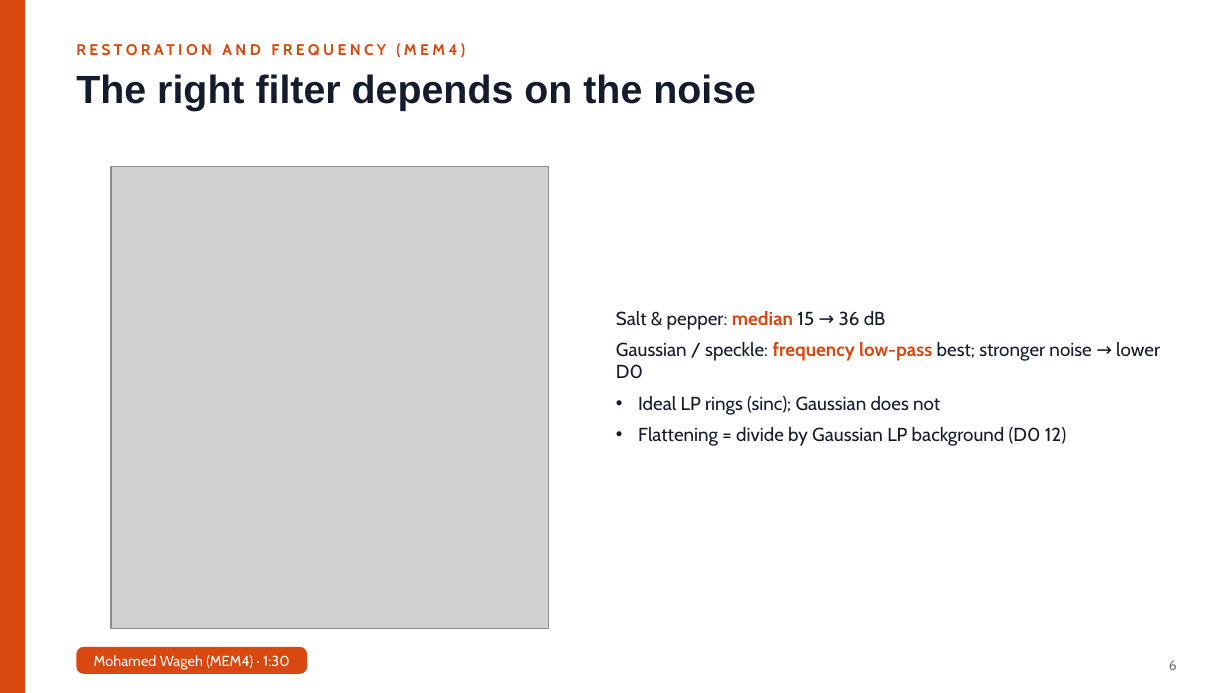
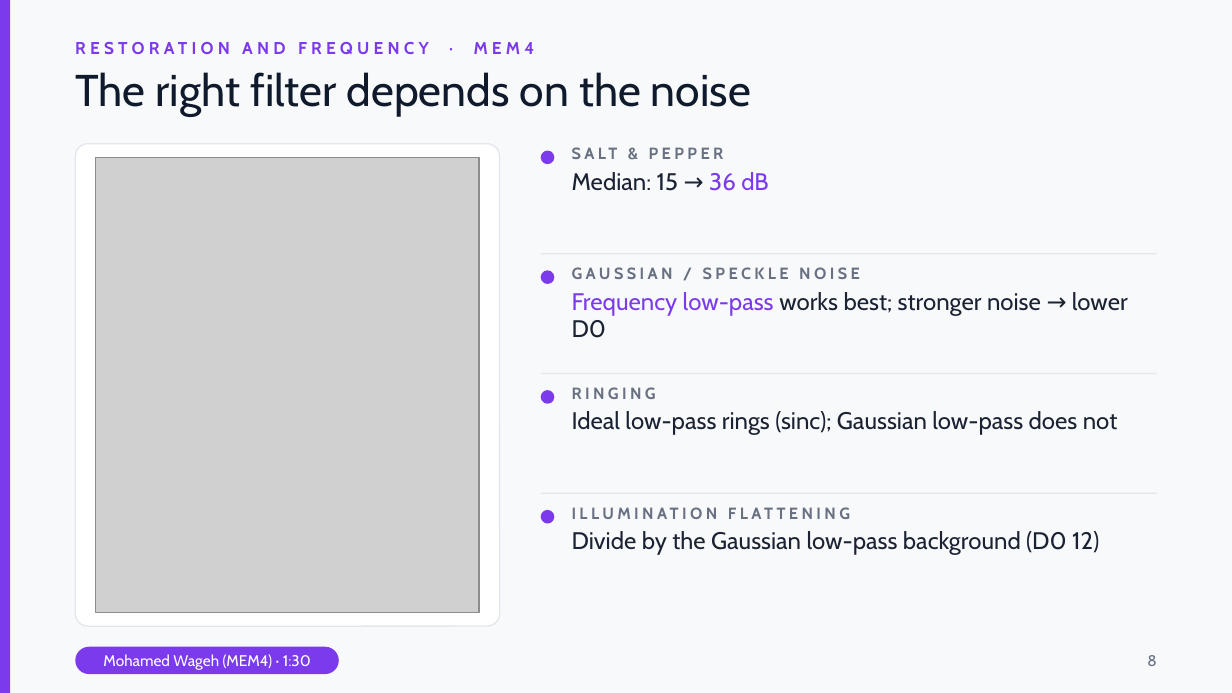
Before and after one commit to marwan19-saber/cse281-crack-segmentation, a slide deck: slide 8 of report/presentation.pptx (slide 6 before the commit). Drawn at 1232x693 pixels with LibreOffice and Linux fonts; fonts in the diff are those of the drawing; grey boxes stand for pictures. Boxes give left, top, right and bottom in pixels: in the first picture for what was removed or moved away, otherwise in the second. Text is boxed around its words. In the diff, an @@ line names an element or a change of style, - is before the commit and + after.

```diff
--- a/report/presentation.pptx
+++ b/report/presentation.pptx
@@ background #FFFFFF to #F8F9FB @@
@@ rectangle: place and size @@
-rectangle at bbox=[0, 0, 25, 692]
+rectangle at bbox=[0, 0, 10, 692]
@@ rectangle at bbox=[0, 0, 10, 692]: fill #D9480F to #7C3AED; outline #D9480F 1 pt to none @@
@@ text at bbox=[75, 42, 535, 54]: text changed; size 9 to 10 pt; text colour #D9480F to #7C3AED @@
-RESTORATION AND FREQUENCY (MEM4)
+RESTORATION AND FREQUENCY · MEM4
@@ text "RESTORATION AND FREQUENCY · MEM4" at bbox=[75, 42, 535, 54]: vertical alignment middle to top @@
@@ title "The right filter depends on ..." at bbox=[75, 72, 751, 116]: size 23 to 26 pt, font Arial to Cabin, text colour #131B2D to #0F1B2D, bold off @@
@@ rounded rectangle added at bbox=[75, 144, 499, 627], fill #FFFFFF, outline #E3E6EC 0.75 pt @@
@@ picture: place and size @@
-picture at bbox=[111, 166, 548, 628]
+picture at bbox=[96, 158, 479, 612]
@@ ellipse added at bbox=[541, 150, 554, 164], fill #7C3AED @@
@@ text added at bbox=[572, 172, 768, 191], 14 pt, text #687082 @@
+SALT & PEPPER
+Median: 15 → 36 dB
@@ rectangle added at bbox=[541, 254, 1157, 255], fill #E3E6EC @@
@@ text "GAUSSIAN / SPECKLE NOISE" at bbox=[572, 267, 1128, 338]: vertical alignment middle to top @@
@@ text at bbox=[572, 267, 1128, 338]: text changed; size 11 to 14 pt; text colour #131B2D to #1B2333 @@
-• Salt & pepper: median 15 → 36 dB
-• Gaussian / speckle: frequency low-pass best; stronger noise → lower D0
-• Ideal LP rings (sinc); Gaussian does not
-• Flattening = divide by Gaussian LP background (D0 12)
+GAUSSIAN / SPECKLE NOISE
+Frequency low-pass works best; stronger noise → lower D0
@@ ellipse added at bbox=[541, 270, 554, 283], fill #7C3AED @@
@@ rectangle added at bbox=[541, 373, 1157, 375], fill #E3E6EC @@
@@ text added at bbox=[572, 387, 1118, 435], 14 pt, text #1B2333 @@
+RINGING
+Ideal low-pass rings (sinc); Gaussian low-pass does not
@@ ellipse added at bbox=[541, 391, 554, 404], fill #7C3AED @@
@@ rectangle added at bbox=[541, 493, 1157, 494], fill #E3E6EC @@
@@ ellipse added at bbox=[541, 510, 554, 524], fill #7C3AED @@
@@ text added at bbox=[572, 531, 1099, 555], 14 pt, text #1B2333 @@
+ILLUMINATION FLATTENING
+Divide by the Gaussian low-pass background (D0 12)
@@ rounded rectangle "Mohamed Wageh (MEM4) · 1:30": place and size @@
-rounded rectangle "Mohamed Wageh (MEM4) · 1:30" at bbox=[76, 647, 307, 674]
+rounded rectangle "Mohamed Wageh (MEM4) · 1:30" at bbox=[75, 647, 339, 674]
@@ rounded rectangle "Mohamed Wageh (MEM4) · 1:30" at bbox=[75, 647, 339, 674]: size 8.5 to 9 pt; fill #D9480F to #7C3AED; proportions changed @@
@@ page number added at bbox=[1147, 655, 1156, 666], 9 pt, text #687082 @@
+8
@@ page number removed at bbox=[1169, 660, 1177, 670] @@
-6
```
Also in this commit, not shown: 12 other slides changed, 4 slides added.
